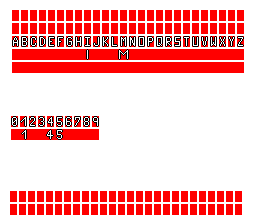
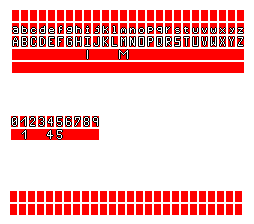
Comparing the layer stacks of the two 254 x 224 images. Changes:
painted on "underlay" over [12, 25, 244, 34]
